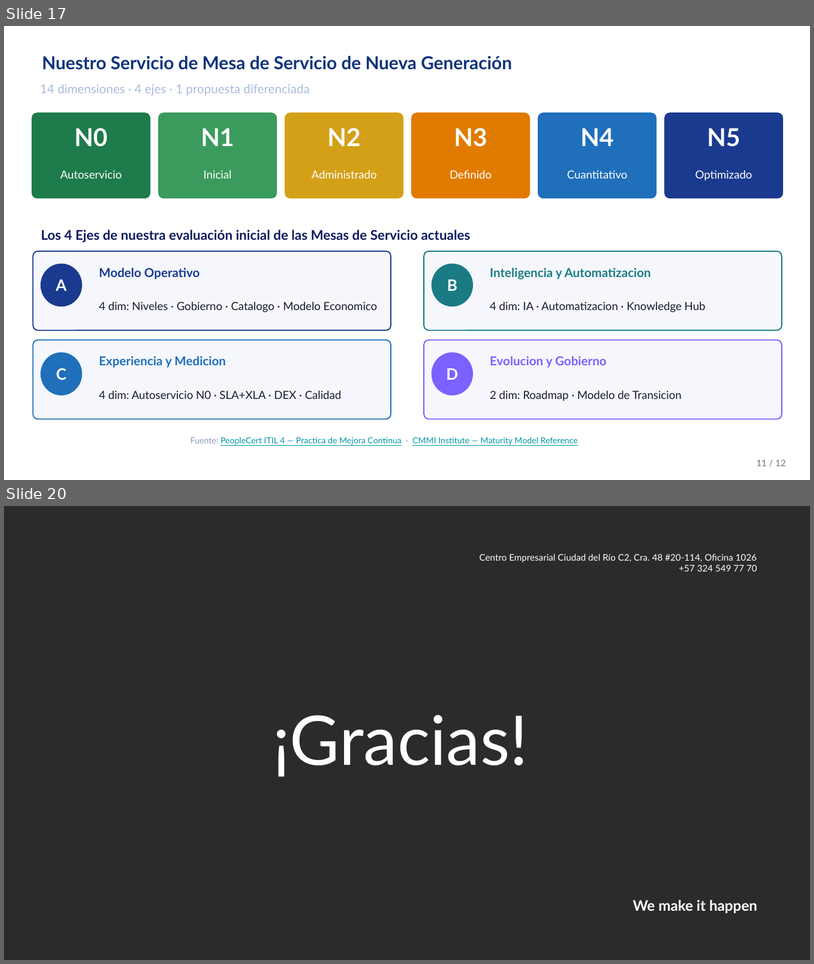
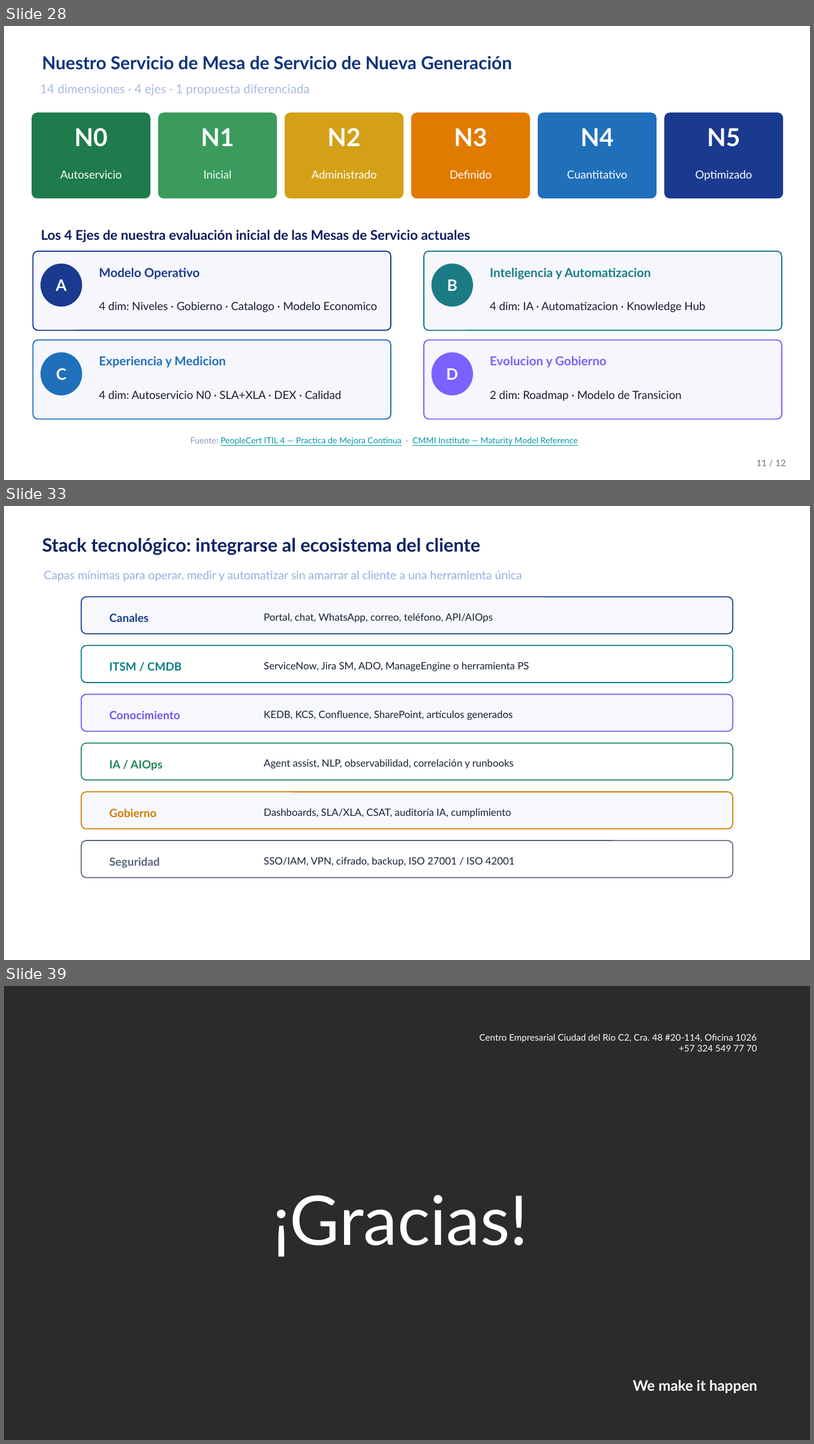
Before and after one commit to nataliazarthapersonalsoft/mesadeservicio-modernizacionaplicaciones, a slide deck: 01-Ideacion/01-benchmarking/Benchmarking Mesa de Servicio.pptx. Shown one above the other, each under a label of ours: slides 17 and 20 before the commit, slides 28, 33 and 39 after it; the slides between them are not shown. The pictures are 814x964 and 814x1444 pixels, drawn with LibreOffice and Linux fonts; fonts in the diff are those of the drawing; background and template pictures are left out; a plain dark background stands for a picture behind light text. Boxes give left, top, right and bottom in pixels: in the first picture for what was removed or moved away, otherwise in the second. Text is boxed around its words. In the diff, an @@ line names an element or a change of style, - is before the commit and + after.

```diff
--- a/01-Ideacion/01-benchmarking/Benchmarking Mesa de Servicio.pptx
+++ b/01-Ideacion/01-benchmarking/Benchmarking Mesa de Servicio.pptx
@@ slide 33 added at [4, 506, 810, 960], background #FFFFFF @@
@@ text added at [42, 538, 480, 555], 16.5 pt, text #0C2362, bold @@
+Stack tecnológico: integrarse al ecosistema del cliente
@@ text added at [44, 570, 522, 581], 10.5 pt, text #9AAEE0 @@
+Capas mínimas para operar, medir y automatizar sin amarrar al cliente a una herramienta única
@@ rounded rectangle added at [81, 597, 733, 633], fill #F6F8FC, outline #163B8C 0.9 pt @@
@@ text added at [110, 613, 149, 622], 10.1 pt, text #163B8C, bold @@
+Canales
@@ text added at [264, 613, 493, 622], 9 pt, text #172033 @@
+Portal, chat, WhatsApp, correo, teléfono, API/AIOps
@@ rounded rectangle added at [81, 646, 733, 682], fill #FFFFFF, outline #087B83 0.9 pt @@
@@ text added at [110, 662, 182, 670], 10.1 pt, text #087B83, bold @@
+ITSM / CMDB
@@ text added at [264, 661, 529, 671], 9 pt, text #172033 @@
+ServiceNow, Jira SM, ADO, ManageEngine o herramienta PS
@@ rounded rectangle added at [81, 694, 733, 731], fill #F6F8FC, outline #7057E9 0.9 pt @@
@@ text added at [110, 711, 180, 719], 10.1 pt, text #7057E9, bold @@
+Conocimiento
@@ text added at [264, 710, 513, 720], 9 pt, text #172033 @@
+KEDB, KCS, Confluence, SharePoint, artículos generados
@@ rounded rectangle added at [81, 743, 733, 780], fill #FFFFFF, outline #20835A 0.9 pt @@
@@ text added at [110, 760, 162, 770], 10.1 pt, text #20835A, bold @@
+IA / AIOps
@@ text added at [264, 759, 514, 768], 9 pt, text #172033 @@
+Agent assist, NLP, observabilidad, correlación y runbooks
@@ rounded rectangle added at [81, 792, 733, 829], fill #F6F8FC, outline #D47A00 0.9 pt @@
@@ text added at [110, 808, 157, 817], 10.1 pt, text #D47A00, bold @@
+Gobierno
@@ text added at [264, 808, 511, 817], 9 pt, text #172033 @@
+Dashboards, SLA/XLA, CSAT, auditoría IA, cumplimiento
@@ rounded rectangle added at [81, 841, 733, 878], fill #FFFFFF, outline #5B667A 0.9 pt @@
@@ text added at [110, 857, 160, 868], 10.1 pt, text #5B667A, bold @@
+Seguridad
@@ text added at [264, 856, 515, 866], 9 pt, text #172033 @@
+SSO/IAM, VPN, cifrado, backup, ISO 27001 / ISO 42001
@@ what was slide 17 is now slide 28 @@
@@ what was slide 20 is now slide 39 @@
```
Also in this commit, not shown: 14 slides changed, 19 other slides added, 1 slide removed, 10 other files.
